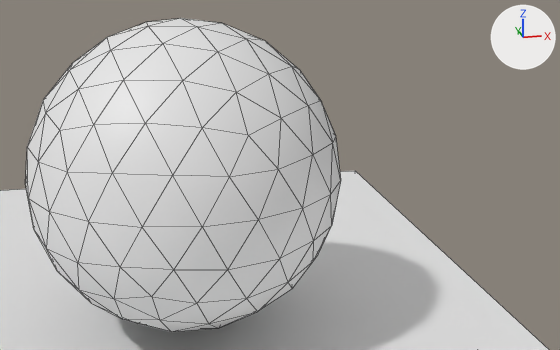
The Blender file avango-blender/examples/action.blend: old version first, new version second.
Before and after are seen from a camera (50 mm lens) standing at (0.89, -4.87, 1.2) and looking at (1.86, 0.01, -0.23). The axes (+X, +Y, +Z) are drawn at upper right. The lights are the same throughout. Both versions are drawn at frame 76 of the action 'IcosphereAction'; the numbers are the values there. Mesh edges are drawn as thin lines.

Before the edit, the objects in view are built like this:
```python
me_cube_003 = bpy.data.meshes.new('Cube.003')
me_cube_003.from_pydata(...)  # a box spanning x -1.0..1.0, y -1.0..1.0, z -1.0..1.0
me_icosphere = bpy.data.meshes.new('Icosphere')
me_icosphere.from_pydata(...)  # an icosphere of 320 faces spanning x -1.0..1.0, y -1.0..1.0, z -1.0..1.0
me_icosphere.polygons.foreach_set('use_smooth', [True] * 320)
ob_cube = bpy.data.objects.new('Cube', me_cube_003)
ob_cube.location = (0.0, 0.0, -1.49)
ob_cube.scale = (3.44, 3.44, 0.256)
ob_icosphere = bpy.data.objects.new('Icosphere', me_icosphere)
ob_icosphere.location = (1.244, 0.0, -0.192)
```
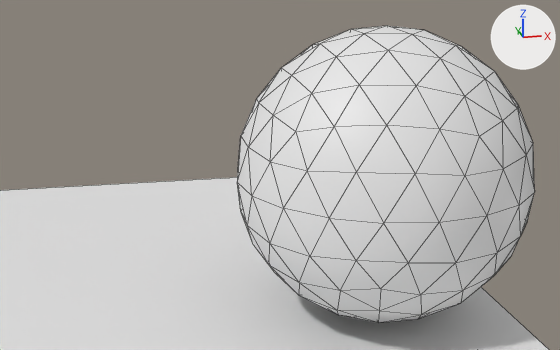
Changed parts and their boxes [x1, y1, x2, y2] in the pictures (560 x 350 px):
'Icosphere', moved: before [25, 18, 341, 332]; after [237, 26, 535, 322]

Diff of the bpy script that builds the scene:
```diff
--- a/avango-blender/examples/action.blend.py
+++ b/avango-blender/examples/action.blend.py
@@ ob_icosphere @@
 ob_icosphere = bpy.data.objects.new('Icosphere', me_icosphere)
-ob_icosphere.location = (1.244, 0.0, -0.192)
+ob_icosphere.location = (2.575, 0.0, -0.261)
```
